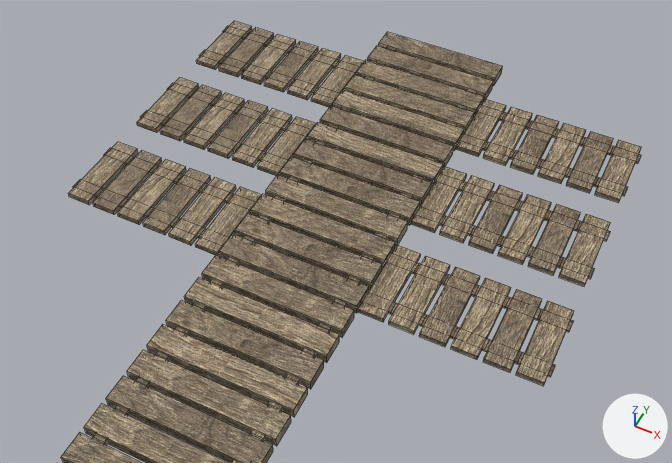
The FBX model models/portal-boardwalk.fbx: old version first, new version second.
The view is the same before and after, from a 50 mm camera at (4.21, 0.49, 10.02) aimed at (0.03, 8.84, -0.42). The lights are fixed; the arrows at lower right show +X, +Y and +Z. Mesh edges are drawn as thin lines. Where no turn or scale is listed for an object, it has been applied to the vertices.
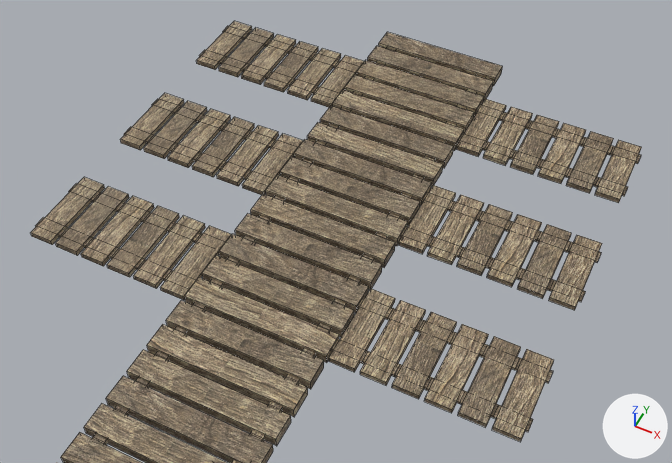
Boxes [x1, y1, x2, y2] around the edits, measured in the pictures (672 x 463 px):
'Cube.004', moved: before [358, 245, 574, 386]; after [329, 289, 554, 442]
'Cube.001', moved: before [68, 142, 262, 256]; after [31, 177, 231, 300]
'Cube.005', moved: before [411, 166, 611, 287]; after [399, 185, 602, 310]
'Cube.002', moved: before [137, 78, 316, 176]; after [120, 93, 303, 195]

What the commit changed:
Object 'Cube.001' (ob_cube_001) moves from (-1.29, 8.0, 0.0) to (-1.29, 7.13, 0.0).
Object 'Cube.004' (ob_cube_004) moves from (1.28, 8.0, 0.0) to (1.28, 7.12, 0.0).
Object 'Cube.005' (ob_cube_005) moves from (1.28, 9.78, 0.0) to (1.28, 9.33, 0.0).
Object 'Cube.002' (ob_cube_002) moves from (-1.29, 9.78, 0.0) to (-1.29, 9.33, 0.0).
